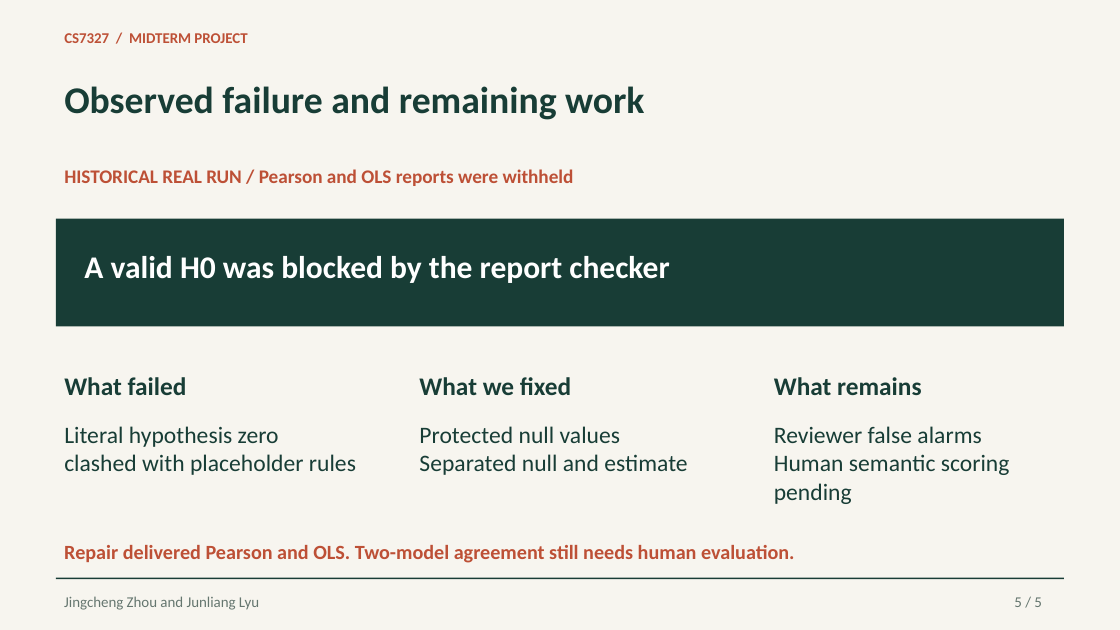
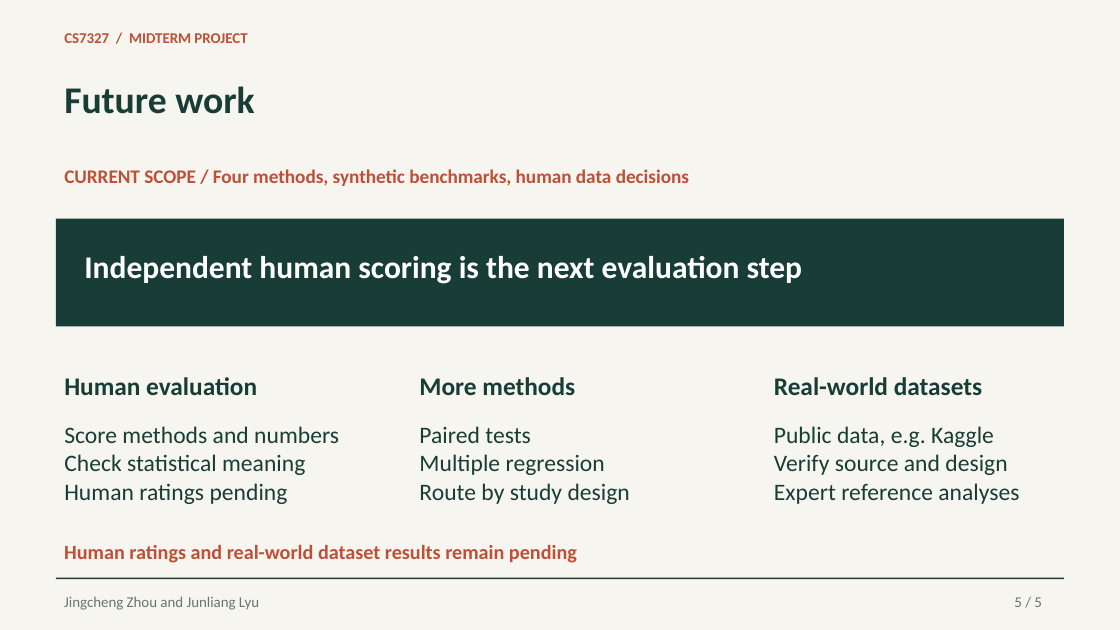
Before and after one commit to thisisbread1999/statistical-analysis-assistant, a slide deck: slide 5 of assignments/2026-10-12/midterm/Midterm_Presentation_Final.pptx. Drawn at 1120x630 pixels with LibreOffice and Linux fonts; fonts in the diff are those of the drawing. Boxes give left, top, right and bottom in pixels: in the first picture for what was removed or moved away, otherwise in the second. Text is boxed around its words. In the diff, an @@ line names an element or a change of style, - is before the commit and + after.

Commit message:
Update midterm future work and current evaluation evidence

```diff
--- a/assignments/2026-10-12/midterm/Midterm_Presentation_Final.pptx
+++ b/assignments/2026-10-12/midterm/Midterm_Presentation_Final.pptx
@@ text at bbox=[64, 86, 254, 114]: text changed @@
-Observed failure and remaining work
+Future work
@@ text at bbox=[64, 169, 689, 186]: text changed @@
-HISTORICAL REAL RUN / Pearson and OLS reports were withheld
+CURRENT SCOPE / Four methods, synthetic benchmarks, human data decisions
@@ text at bbox=[84, 256, 802, 284]: text changed @@
-A valid H0 was blocked by the report checker
+Independent human scoring is the next evaluation step
@@ text at bbox=[64, 377, 257, 395]: text changed @@
-What failed
+Human evaluation
@@ text at bbox=[419, 377, 575, 395]: text changed @@
-What we fixed
+More methods
@@ text at bbox=[774, 377, 982, 395]: text changed @@
-What remains
+Real-world datasets
@@ text at bbox=[64, 426, 339, 504]: text changed @@
-Literal hypothesis zero
-clashed with placeholder rules
+Score methods and numbers
+Check statistical meaning
+Human ratings pending
@@ text at bbox=[419, 426, 630, 504]: text changed @@
-Protected null values
-Separated null and estimate
+Paired tests
+Multiple regression
+Route by study design
@@ text at bbox=[774, 426, 1019, 504]: text changed @@
-Reviewer false alarms
-Human semantic scoring pending
+Public data, e.g. Kaggle
+Verify source and design
+Expert reference analyses
@@ text at bbox=[64, 545, 577, 563]: text changed @@
-Repair delivered Pearson and OLS. Two-model agreement still needs human evaluation.
+Human ratings and real-world dataset results remain pending
```
Also in this commit, not shown: 3 other slides changed, 3 other files.
